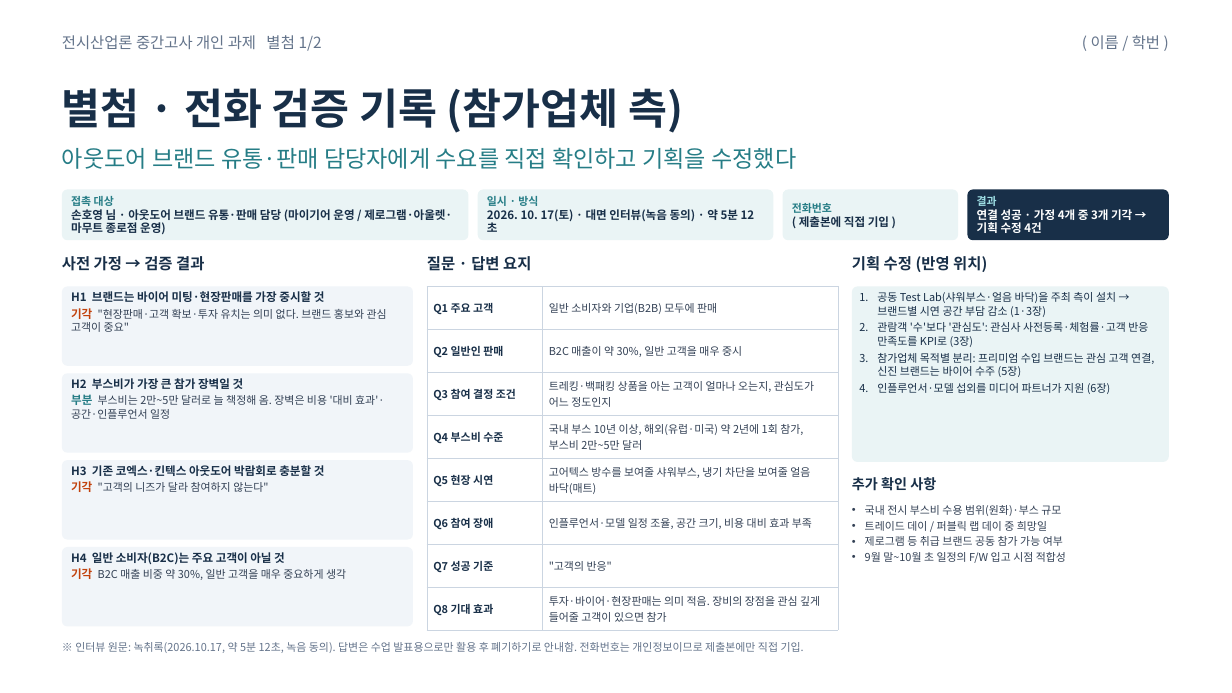
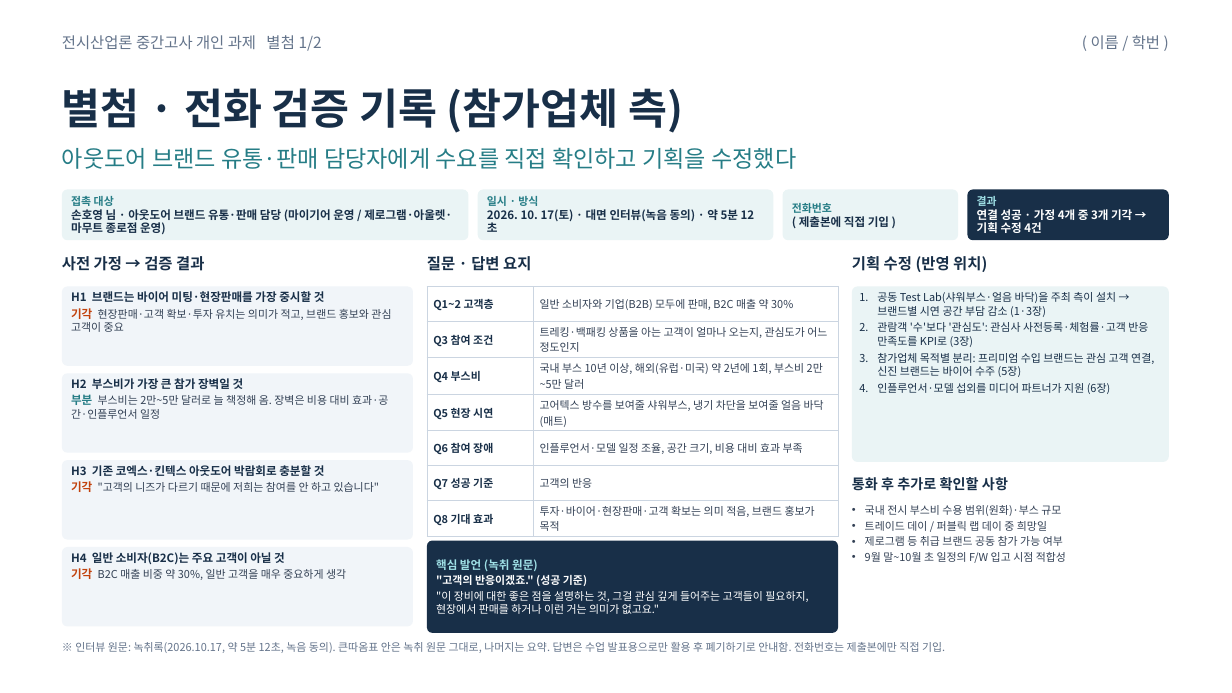
Before and after one commit to id01099050593-commits/exihi_indus, a slide deck: slide 7 of GFF_SEOUL_2027_전시산업론_중간과제.pptx. Drawn at 1232x693 pixels with LibreOffice and Linux fonts; fonts in the diff are those of the drawing. Boxes give left, top, right and bottom in pixels: in the first picture for what was removed or moved away, otherwise in the second. Text is boxed around its words. In the diff, an @@ line names an element or a change of style, - is before the commit and + after.

```diff
--- a/GFF_SEOUL_2027_전시산업론_중간과제.pptx
+++ b/GFF_SEOUL_2027_전시산업론_중간과제.pptx
@@ table at [427, 287, 838, 535] @@
-row 1: Q1 주요 고객 | 일반 소비자와 기업(B2B) 모두에 판매
-row 2: Q2 일반인 판매 | B2C 매출이 약 30%, 일반 고객을 매우 중시
-row 3: Q3 참여 결정 조건 | 트레킹·백패킹 상품을 아는 고객이 얼마나 오는지, 관심도가 어느 정도인지
-row 4: Q4 부스비 수준 | 국내 부스 10년 이상, 해외(유럽·미국) 약 2년에 1회 참가, 부스비 2만~5만 달러
+row 1: Q1~2 고객층 | 일반 소비자와 기업(B2B) 모두에 판매, B2C 매출 약 30%
+row 2: Q3 참여 조건 | 트레킹·백패킹 상품을 아는 고객이 얼마나 오는지, 관심도가 어느 정도인지
+row 3: Q4 부스비 | 국내 부스 10년 이상, 해외(유럽·미국) 약 2년에 1회, 부스비 2만~5만 달러
@@ row 6, column 2: ""고객의 반응"" to "고객의 반응" @@
-row 7, column 2: 투자·바이어·현장판매는 의미 적음. 장비의 장점을 관심 깊게 들어줄 고객이 있으면 참가
+row 7, column 2: 투자·바이어·현장판매·고객 확보는 의미 적음, 브랜드 홍보가 목적
@@ text at [71, 308, 391, 332]: text changed @@
-기각 "현장판매·고객 확보·투자 유치는 의미 없다. 브랜드 홍보와 관심 고객이 중요"
+기각 현장판매·고객 확보·투자 유치는 의미가 적고, 브랜드 홍보와 관심 고객이 중요
@@ text at [71, 394, 388, 419]: text changed @@
-부분 부스비는 2만~5만 달러로 늘 책정해 옴. 장벽은 비용 '대비 효과'·공간·인플루언서 일정
+부분 부스비는 2만~5만 달러로 늘 책정해 옴. 장벽은 비용 대비 효과·공간·인플루언서 일정
@@ text at [852, 477, 1008, 491]: text changed @@
-추가 확인 사항
+통화 후 추가로 확인할 사항
@@ text at [71, 481, 379, 492]: text changed @@
-기각 "고객의 니즈가 달라 참여하지 않는다"
+기각 "고객의 니즈가 다르기 때문에 저희는 참여를 안 하고 있습니다"
@@ rounded rectangle added at [427, 541, 838, 633], fill #182F48 @@
@@ text added at [436, 559, 808, 614], 8.5 pt, text #FFFFFF @@
+핵심 발언 (녹취 원문)
+"고객의 반응이겠죠." (성공 기준)
+"이 장비에 대한 좋은 점을 설명하는 것, 그걸 관심 깊게 들어주는 고객들이 필요하지, 현장에서 판매를 하거나 이런 거는 의미가 없고요."
@@ text at [75, 642, 945, 653]: text changed @@
-※ 인터뷰 원문: 녹취록(2026.10.17, 약 5분 12초, 녹음 동의). 답변은 수업 발표용으로만 활용 후 폐기하기로 안내함. 전화번호는 개인정보이므로 제출본에만 직접 기입.
+※ 인터뷰 원문: 녹취록(2026.10.17, 약 5분 12초, 녹음 동의). 큰따옴표 안은 녹취 원문 그대로, 나머지는 요약. 답변은 수업 발표용으로만 활용 후 폐기하기로 안내함. 전화번호는 제출본에만 직접 기입.
```
Also in this commit, not shown: 6 other slides changed, 2 other files.
